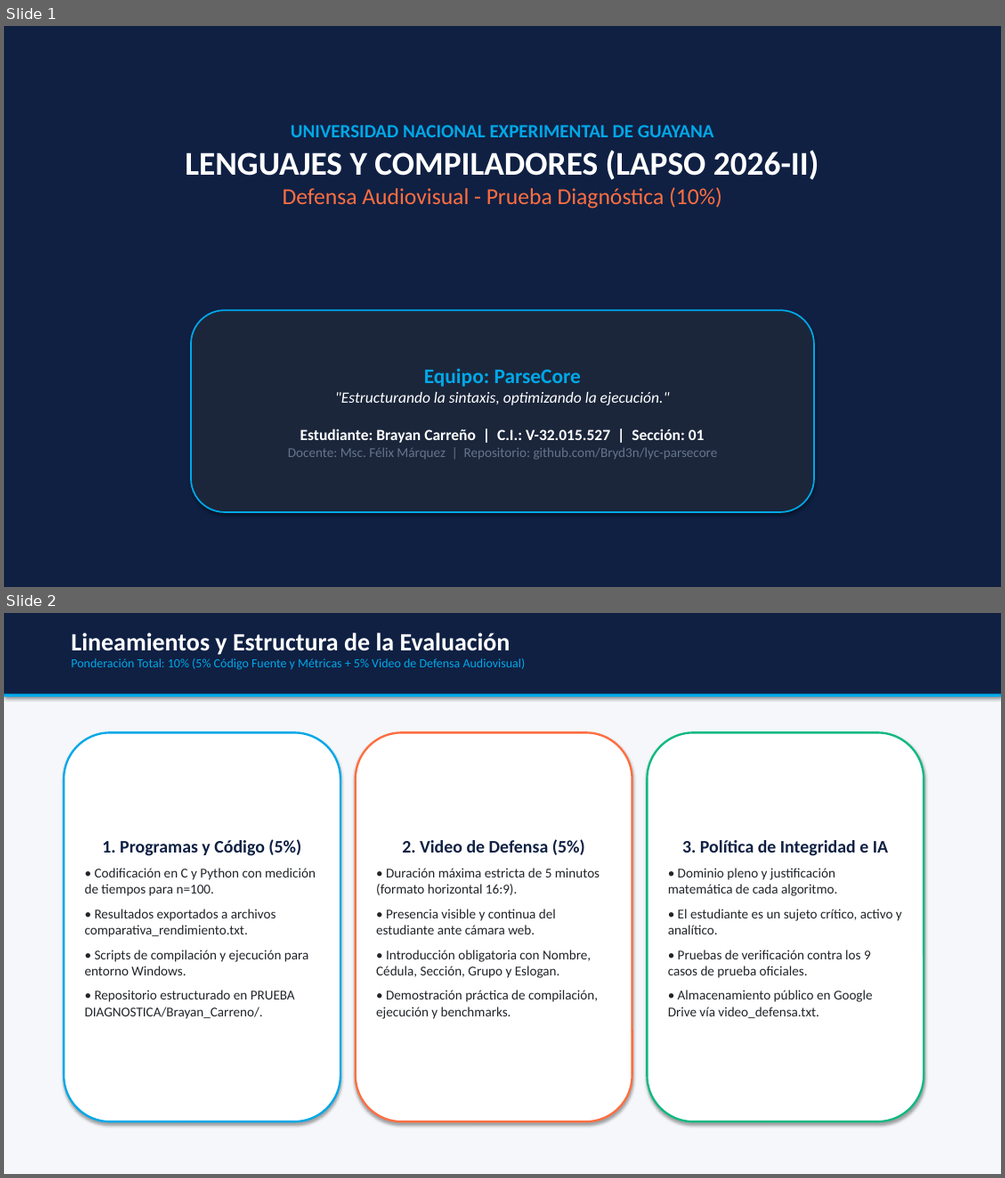
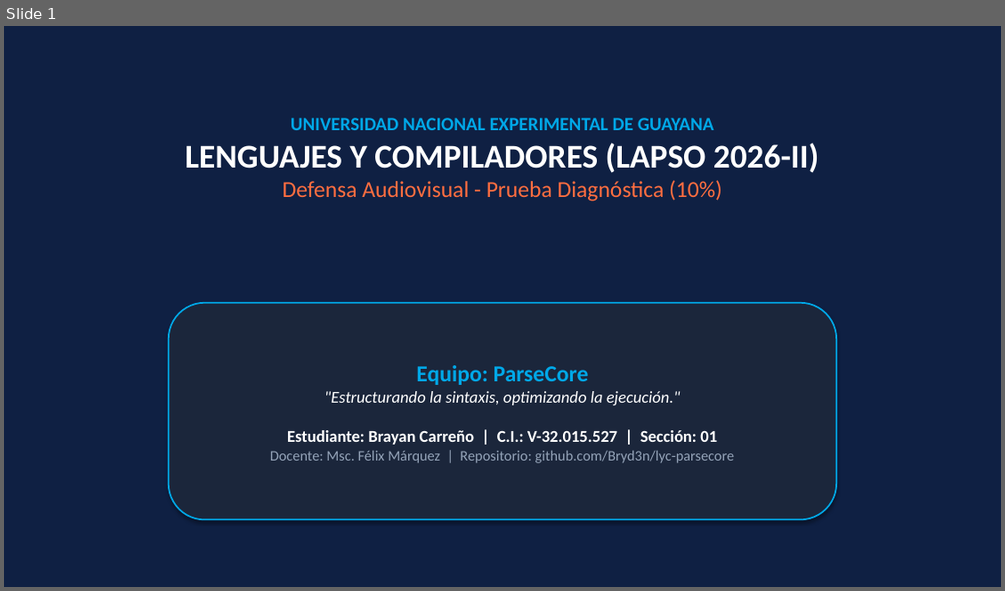
Before and after one commit to Bryd3n/lyc-parsecore, a slide deck: PRUEBA DIAGNOSTICA/Brayan_Carreno/Presentacion_Defensa_Prueba_Diagnostica_ParseCore.pptx. Shown one above the other, each under a label of ours: slides 1 and 2 before the commit, slide 1 after it. The pictures are 1005x1178 and 1005x591 pixels, drawn with LibreOffice and Linux fonts; fonts in the diff are those of the drawing. Boxes give left, top, right and bottom in pixels: in the first picture for what was removed or moved away, otherwise in the second. Text is boxed around its words. In the diff, an @@ line names an element or a change of style, - is before the commit and + after.

```diff
--- a/PRUEBA DIAGNOSTICA/Brayan_Carreno/Presentacion_Defensa_Prueba_Diagnostica_ParseCore.pptx
+++ b/PRUEBA DIAGNOSTICA/Brayan_Carreno/Presentacion_Defensa_Prueba_Diagnostica_ParseCore.pptx
@@ slide 2 removed at (4,613,1001,1174), background #FFFFFF @@
@@ rectangle removed at (4,613,1001,1174) @@
@@ rectangle removed at (4,613,1001,695) @@
@@ text removed at (71,633,526,670) @@
-Lineamientos y Estructura de la Evaluación
-Ponderación Total: 10% (5% Código Fuente y Métricas + 5% Video de Defensa Audiovisual)
@@ rectangle removed at (4,694,1001,697) @@
@@ rounded rectangle removed at (64,732,340,1121) @@
-1. Programas y Código (5%)
-• Codificación en C y Python con medición de tiempos para n=100.
-• Resultados exportados a archivos comparativa_rendimiento.txt.
-• Scripts de compilación y ejecución para entorno Windows.
-• Repositorio estructurado en PRUEBA DIAGNOSTICA/Brayan_Carreno/.
@@ rounded rectangle removed at (356,732,632,1121) @@
-2. Video de Defensa (5%)
-• Duración máxima estricta de 5 minutos (formato horizontal 16:9).
-• Presencia visible y continua del estudiante ante cámara web.
-• Introducción obligatoria con Nombre, Cédula, Sección, Grupo y Eslogan.
-• Demostración práctica de compilación, ejecución y benchmarks.
@@ rounded rectangle removed at (647,732,923,1121) @@
-3. Política de Integridad e IA
-• Dominio pleno y justificación matemática de cada algoritmo.
-• El estudiante es un sujeto crítico, activo y analítico.
-• Pruebas de verificación contra los 9 casos de prueba oficiales.
-• Almacenamiento público en Google Drive vía video_defensa.txt.
@@ slide 1 changed as well @@
@@ text "UNIVERSIDAD NACIONAL EXPERIMENTAL DE GUAYANA": place and size @@
-text "UNIVERSIDAD NACIONAL EXPERIMENTAL DE GUAYANA" at (185,125,819,208)
+text "UNIVERSIDAD NACIONAL EXPERIMENTAL DE GUAYANA" at (185,118,819,201)
@@ rounded rectangle "Equipo: ParseCore": place and size @@
-rounded rectangle "Equipo: ParseCore" at (191,310,814,512)
+rounded rectangle "Equipo: ParseCore" at (169,303,836,520)
@@ rounded rectangle "Equipo: ParseCore" at (169,303,836,520): size 20 to 22 pt in "Equipo: ParseCore"; size 15 to 16 pt in ""Estructurando la sintaxis, optimizando la ejecución."", "Estudiante: Brayan Carreño | C.I.: V-32.015.527 | ..."; size 13 to 14 pt, text colour #64748B to #94A3B8 in "Docente: Msc. Félix Márquez | Repositorio: github.com/Bryd3n ..." @@
```
Also in this commit, not shown: 1 other slide changed, 6 other slides removed, 2 other files.
